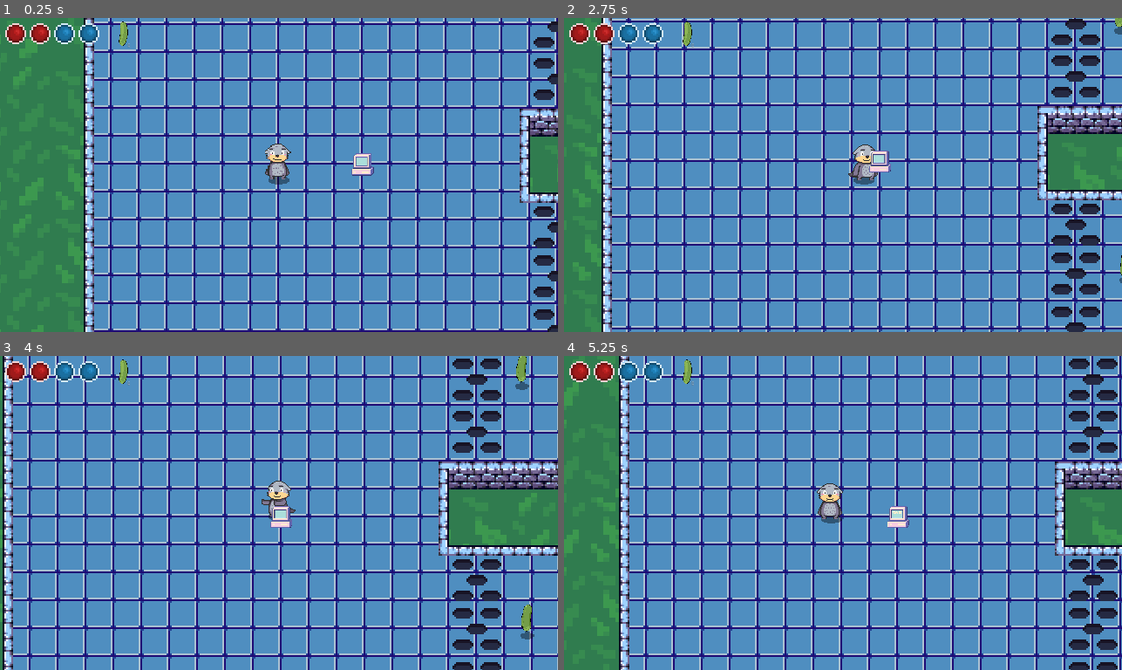
Above: before the commit, frames 1-4 (two rows, left to right).
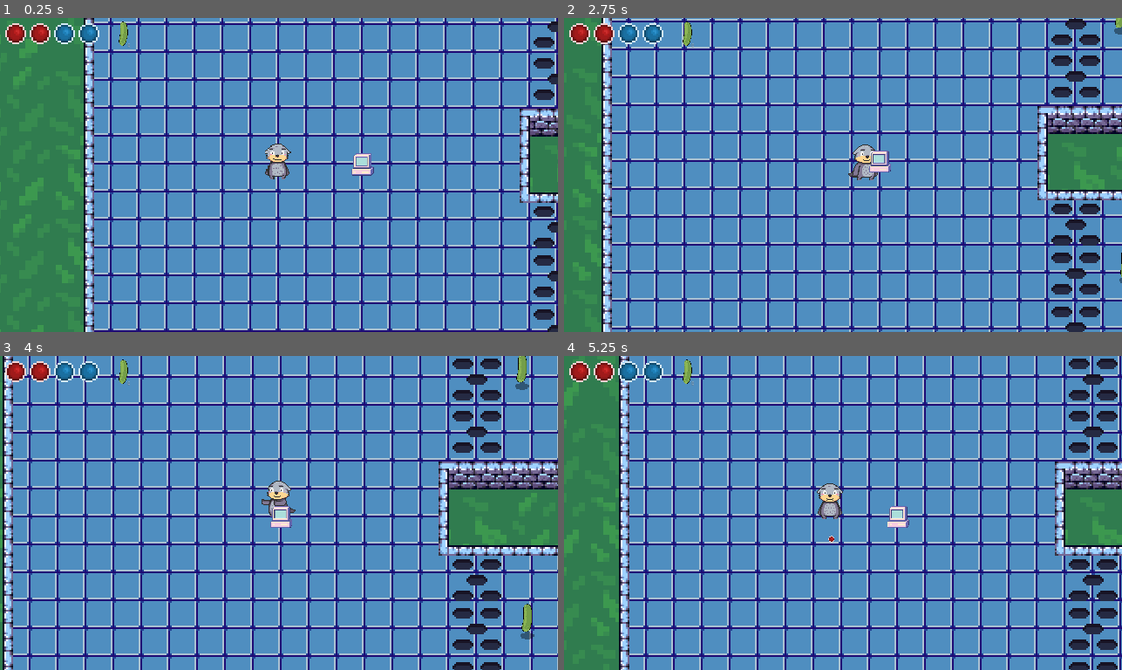
Above: after the commit, the same moments.

Repository: dtquantumc-zz/quantumKit
Game: Godot game, scene res://World.tscn
The game is run twice, just before and just after one commit, with the same random seed, the same clock (stepped at 60 frames per second) and the same inputs.
Inputs:
- Up to frame 1 (0.25 s): no input
- Up to frame 2 (2.75 s): tap Enter at 0.5 s; hold Right (ui_right) 0.53-1.28 s; tap Space (shoot) at 0.6, 1.55, 2.1 s; hold Down (ui_down) 1.28-2.03 s; tap Z (push) at 1.35 s; hold Right (ui_right) from 2.03 s (still down)
- Up to frame 3 (4 s): release Right (ui_right) at 2.78 s; hold Up (ui_up) 2.78-3.53 s; tap Space (shoot) at 2.85, 3.8 s; hold Left (ui_left) from 3.53 s (still down); tap Z (push) at 3.6 s
- Up to frame 4 (5.25 s): tap Space (shoot) at 4.35, 5.1 s; release Left (ui_left) at 5.03 s; hold Down (ui_down) from 5.03 s (still down)

The runs differ from the first frame. In frame 1, less than 0.1% of the frame differs, in the area x 48-52%, y 50-54%; in frame 2, less than 0.1%; in frame 3, 0.1%, in the area x 48-96%, y 0-88%; in frame 4, less than 0.1%.

Commit message:
[#8] Pickle Counts and Entanglement Bit Projectiles
What:
- Increment pickle counts on collision
- Shoot entanglement projectiles that impact
gray phone booths (inactive Teleporter)

Diff:
--- a/Games/quantum-navigator/QuantumNavigator/Computer/Computer.tscn
+++ b/Games/quantum-navigator/QuantumNavigator/Computer/Computer.tscn
@@ -15,7 +15,7 @@
 texture = ExtResource( 1 )
 
 [node name="Hurtbox" parent="." instance=ExtResource( 2 )]
-collision_layer = 8
+collision_layer = 32
 collision_mask = 2
 
 [node name="CollisionShape2D" parent="Hurtbox" index="0"]
--- a/Games/quantum-navigator/QuantumNavigator/Otter/Otter.gd
+++ b/Games/quantum-navigator/QuantumNavigator/Otter/Otter.gd
@@ -11,6 +11,7 @@
 }
 
 var state = MOVE
+var entanglement_bit_direction = Vector2(0, 1)
 var velocity = Vector2.ZERO
 var stats = OtterStats
 
@@ -18,6 +19,11 @@
 onready var animationTree = $AnimationTree
 onready var animationState = animationTree.get("parameters/playback")
 onready var hurtbox = $Hurtbox
+
+# Timer for the entanglement bit projectile
+onready var timer = get_node("Timer")
+
+const ENTANGLEMENT_BIT_SCENE = preload("res://Projectiles/RedEntanglementBit.tscn")
 
 func _ready():
 	stats.connect("no_health", self, "queue_free")
@@ -46,6 +52,8 @@
 		animationTree.set("parameters/Push/blend_position", input_vector)
 		animationState.travel("Run")
 		velocity = velocity.move_toward(input_vector * MAX_SPEED, ACCELERATION * delta)
+
+		entanglement_bit_direction = input_vector
 	else:
 		animationState.travel("Idle")
 		velocity = velocity.move_toward(Vector2.ZERO, FRICTION * delta)
@@ -63,6 +71,9 @@
 
 func shoot_state():
 	animationState.travel("Shoot")
+	if timer.is_stopped():
+		create_entanglement_bit()
+		restart_timer()
 
 func shoot_animation_finished():
 	reset_to_move_state()
@@ -77,3 +88,15 @@
 func _on_Hurtbox_area_entered(area):
 	stats.health -= 1
 	hurtbox.start_invincibility(0.5)
+
+func create_entanglement_bit():
+	var entanglementBit = ENTANGLEMENT_BIT_SCENE.instance()
+	get_parent().add_child(entanglementBit)
+	entanglementBit.start(entanglement_bit_direction)
+	entanglementBit.set_global_position(get_node("Position2D").get_global_position())
+
+func restart_timer():
+	timer.start(0.5)
+
+func _on_Timer_timeout():
+	timer.stop()
--- a/Games/quantum-navigator/QuantumNavigator/Otter/Otter.tscn
+++ b/Games/quantum-navigator/QuantumNavigator/Otter/Otter.tscn
@@ -834,12 +834,17 @@
 radius = 6.0
 height = 6.0
 
+[sub_resource type="CapsuleShape2D" id=62]
+radius = 5.00002
+height = 9.99996
+
 [node name="Otter" type="KinematicBody2D"]
 collision_layer = 2
 collision_mask = 2147483649
 script = ExtResource( 2 )
 
 [node name="ShadowSprite" type="Sprite" parent="."]
+visible = false
 position = Vector2( 0, 3 )
 scale = Vector2( 0.75, 0.5 )
 texture = ExtResource( 3 )
@@ -852,6 +857,7 @@
 frame = 44
 
 [node name="CollisionShape2D" type="CollisionShape2D" parent="."]
+visible = false
 rotation = -1.5708
 shape = SubResource( 1 )
 
@@ -891,6 +897,7 @@
 parameters/Shoot/blend_position = Vector2( -0.00518137, 0.224138 )
 
 [node name="Hurtbox" parent="." instance=ExtResource( 4 )]
+visible = false
 collision_layer = 4
 
 [node name="CollisionShape2D" parent="Hurtbox" index="0"]
@@ -899,18 +906,40 @@
 shape = SubResource( 60 )
 
 [node name="HitboxPivot" type="Position2D" parent="."]
+visible = false
 position = Vector2( 0, -4 )
 rotation = 3.14159
 
 [node name="HandHitbox" parent="HitboxPivot" instance=ExtResource( 5 )]
+visible = false
 position = Vector2( 4, 0 )
 collision_mask = 8
 
 [node name="CollisionShape2D" parent="HitboxPivot/HandHitbox" index="0"]
+visible = false
 shape = SubResource( 61 )
 disabled = true
+
+[node name="Position2D" type="Position2D" parent="."]
+visible = false
+position = Vector2( 0, -9 )
+
+[node name="Timer" type="Timer" parent="."]
+
+[node name="BodyHitbox" parent="." instance=ExtResource( 5 )]
+position = Vector2( -4, -3.99999 )
+rotation = 3.14159
+collision_layer = 64
+collision_mask = 8
+
+[node name="CollisionShape2D" parent="BodyHitbox" index="0"]
+position = Vector2( -3.00001, 3 )
+shape = SubResource( 62 )
 [connection signal="area_entered" from="Hurtbox" to="." method="_on_Hurtbox_area_entered"]
+[connection signal="timeout" from="Timer" to="." method="_on_Timer_timeout"]
 
 [editable path="Hurtbox"]
 
 [editable path="HitboxPivot/HandHitbox"]
+
+[editable path="BodyHitbox"]
--- a/Games/quantum-navigator/QuantumNavigator/Pickle/Pickle.gd
+++ b/Games/quantum-navigator/QuantumNavigator/Pickle/Pickle.gd
@@ -1,5 +1,5 @@
 extends KinematicBody2D
 
 func _on_Hurtbox_area_entered(area):
-
+	OtterStats.pickles += 1
 	queue_free()
--- a/Games/quantum-navigator/QuantumNavigator/Pickle/Pickle.tscn
+++ b/Games/quantum-navigator/QuantumNavigator/Pickle/Pickle.tscn
@@ -87,14 +87,14 @@
 scale = Vector2( 0.3, 0.3 )
 frames = SubResource( 14 )
 animation = "Rotate"
-frame = 5
+frame = 9
 playing = true
 
 [node name="CollisionShape2D" type="CollisionShape2D" parent="."]
 shape = SubResource( 15 )
 
 [node name="Hurtbox" parent="." instance=ExtResource( 4 )]
-collision_layer = 8
+collision_layer = 2147483656
 
 [node name="CollisionShape2D2" type="CollisionShape2D" parent="Hurtbox"]
 position = Vector2( 0, -10 )
--- /dev/null
+++ b/Games/quantum-navigator/QuantumNavigator/Projectiles/EntanglementBit.gd
@@ -0,0 +1,21 @@
+extends Area2D
+
+const FIREBALL_SPEED = 200
+var direction = null
+
+func start(_direction):
+	direction = _direction
+
+func _process(delta):
+	var speed_x = 1
+	var speed_y = 0
+	var motion = direction * FIREBALL_SPEED
+
+	set_global_position(get_global_position() + motion * delta)
+
+func _on_VisibilityNotifier2D_screen_exited():
+	queue_free()
+
+func _on_EntanglementBit_area_entered(area):
+	queue_free()
+	area.queue_free()  # destroy target
--- /dev/null
+++ b/Games/quantum-navigator/QuantumNavigator/Projectiles/RedEntanglementBit.tscn
@@ -0,0 +1,21 @@
+[gd_scene load_steps=4 format=2]
+
+[ext_resource path="res://UI/RedEntanglementBitFull.png" type="Texture" id=1]
+[ext_resource path="res://Projectiles/EntanglementBit.gd" type="Script" id=2]
+
+[sub_resource type="CircleShape2D" id=1]
+radius = 8.0
+
+[node name="RedEntanglementBit" type="Area2D"]
+script = ExtResource( 2 )
+
+[node name="CollisionShape2D" type="CollisionShape2D" parent="."]
+shape = SubResource( 1 )
+
+[node name="Sprite" type="Sprite" parent="."]
+scale = Vector2( 0.3, 0.3 )
+texture = ExtResource( 1 )
+
+[node name="VisibilityNotifier2D" type="VisibilityNotifier2D" parent="."]
+[connection signal="area_entered" from="." to="." method="_on_EntanglementBit_area_entered"]
+[connection signal="screen_exited" from="VisibilityNotifier2D" to="." method="_on_VisibilityNotifier2D_screen_exited"]
--- a/Games/quantum-navigator/QuantumNavigator/Stats.gd
+++ b/Games/quantum-navigator/QuantumNavigator/Stats.gd
@@ -2,10 +2,18 @@
 
 export var max_health = 1
 onready var health = max_health setget set_health
+var pickles = 0 setget set_pickles
 
 signal no_health
+signal health_changed(value)
+signal pickles_changed(value)
 
 func set_health(value):
 	health = value
+	emit_signal("health_changed", health)
 	if health <= 0:
 		emit_signal("no_health")
+
+func set_pickles(value):
+	pickles = value
+	emit_signal("pickles_changed", pickles)
--- /dev/null
+++ b/Games/quantum-navigator/QuantumNavigator/Teleporter/GrayPhoneBooth/GrayPhoneBooth.tscn
@@ -0,0 +1,11 @@
+[gd_scene load_steps=2 format=2]
+
+[ext_resource path="res://Teleporter/GrayPhoneBooth/PhoneBoothGray.png" type="Texture" id=1]
+
+[node name="GrayPhoneBooth" type="Area2D"]
+
+[node name="Sprite" type="Sprite" parent="."]
+texture = ExtResource( 1 )
+
+[node name="CollisionShape2D" type="CollisionPolygon2D" parent="."]
+polygon = PoolVector2Array( -11, -11, -12, -20, -10, -23, -1, -26, 8, -24, 12, -19, 13, 20, 0, 26, -13, 20, -12, -20 )
--- /dev/null
+++ b/Games/quantum-navigator/QuantumNavigator/UI/PickleCountsUI.gd
@@ -0,0 +1,14 @@
+extends Control
+
+var pickles = 0 setget set_pickles
+
+onready var label = $Label
+
+func set_pickles(value):
+	pickles = max(value, 0)
+	if label != null:
+		label.text = str(pickles)
+
+func _ready():
+	self.pickles = OtterStats.pickles
+	OtterStats.connect("pickles_changed", self, "set_pickles")
--- a/Games/quantum-navigator/QuantumNavigator/UI/PickleCountsUI.tscn
+++ b/Games/quantum-navigator/QuantumNavigator/UI/PickleCountsUI.tscn
@@ -1,10 +1,12 @@
-[gd_scene load_steps=2 format=2]
+[gd_scene load_steps=3 format=2]
 
 [ext_resource path="res://Pickle/pickle6.png" type="Texture" id=1]
+[ext_resource path="res://UI/PickleCountsUI.gd" type="Script" id=2]
 
-[node name="Control" type="Control"]
+[node name="PickleCountsUI" type="Control"]
 margin_right = 8.0
 margin_bottom = 16.0
+script = ExtResource( 2 )
 __meta__ = {
 "_edit_use_anchors_": false
 }
--- a/Games/quantum-navigator/QuantumNavigator/World.tscn
+++ b/Games/quantum-navigator/QuantumNavigator/World.tscn
@@ -10,6 +10,7 @@
 [ext_resource path="res://Teleporter/Teleporter.tscn" type="PackedScene" id=8]
 [ext_resource path="res://Computer/Computer.tscn" type="PackedScene" id=9]
 [ext_resource path="res://Traps/SpikeTrap.tscn" type="PackedScene" id=10]
+[ext_resource path="res://Teleporter/GrayPhoneBooth/GrayPhoneBooth.tscn" type="PackedScene" id=11]
 
 [sub_resource type="TileSet" id=1]
 0/name = "LabTile.png 0"
@@ -269,6 +270,14 @@
 [node name="SpikeTrap6" parent="YSort/SpikeTraps" instance=ExtResource( 10 )]
 position = Vector2( 176, 127 )
 
+[node name="Teleporters" type="YSort" parent="YSort"]
+
+[node name="GrayPhoneBooth" parent="YSort/Teleporters" instance=ExtResource( 11 )]
+position = Vector2( 277, 93 )
+
+[node name="GrayPhoneBooth2" parent="YSort/Teleporters" instance=ExtResource( 11 )]
+position = Vector2( 273, -52 )
+
 [node name="Computer" parent="." instance=ExtResource( 9 )]
 position = Vector2( 64, 32 )
 
@@ -280,7 +289,7 @@
 margin_right = 59.0
 margin_bottom = 18.0
 
-[node name="Control" parent="CanvasLayer" instance=ExtResource( 5 )]
+[node name="PickleCountsUI" parent="CanvasLayer" instance=ExtResource( 5 )]
 margin_left = 66.0
 margin_top = 2.0
 margin_right = 74.0
--- a/Games/quantum-navigator/QuantumNavigator/project.godot
+++ b/Games/quantum-navigator/QuantumNavigator/project.godot
@@ -106,8 +106,10 @@
 2d_physics/layer_1="World"
 2d_physics/layer_2="Otter"
 2d_physics/layer_3="OtterHurtbox"
-2d_physics/layer_4="EnemyHurtbox"
+2d_physics/layer_4="WalkIntoHurtbox"
 2d_physics/layer_5="Enemy"
+2d_physics/layer_6="InteractableHurtbox"
+2d_physics/layer_7="OtterBodyHitbox"
 
 [rendering]
 
Not shown: 1 places in Games/quantum-navigator/QuantumNavigator/Otter/Otter.tscn that only renumber resources
Not shown: 1 places in Games/quantum-navigator/QuantumNavigator/World.tscn that only renumber resources
